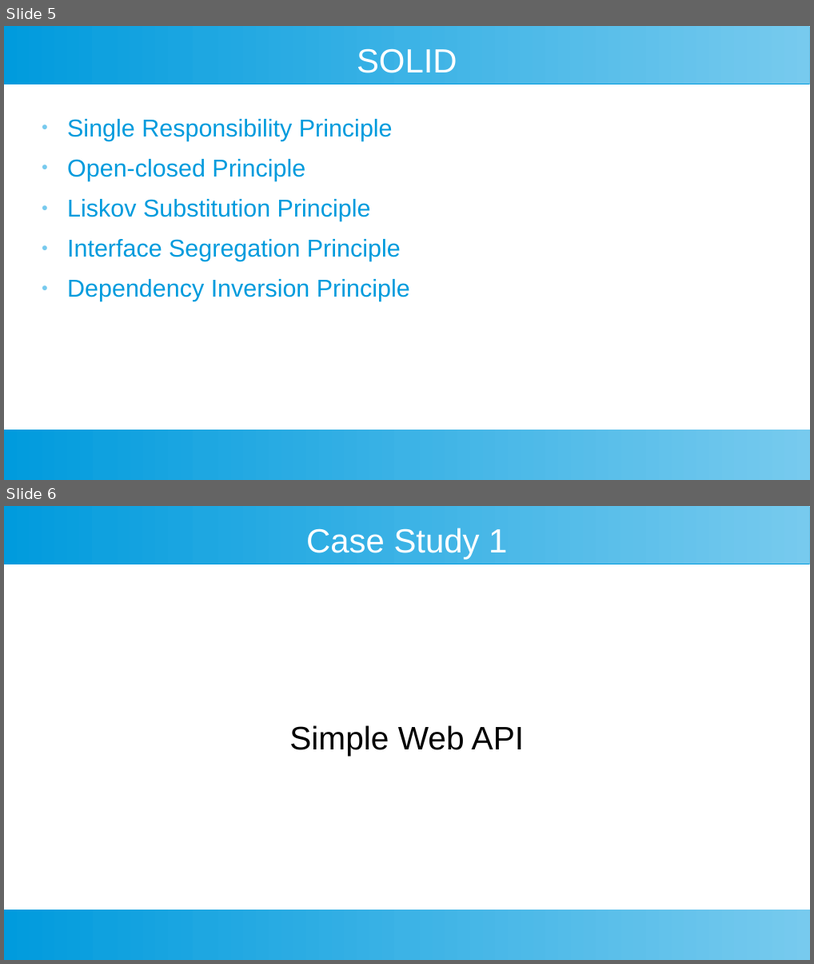
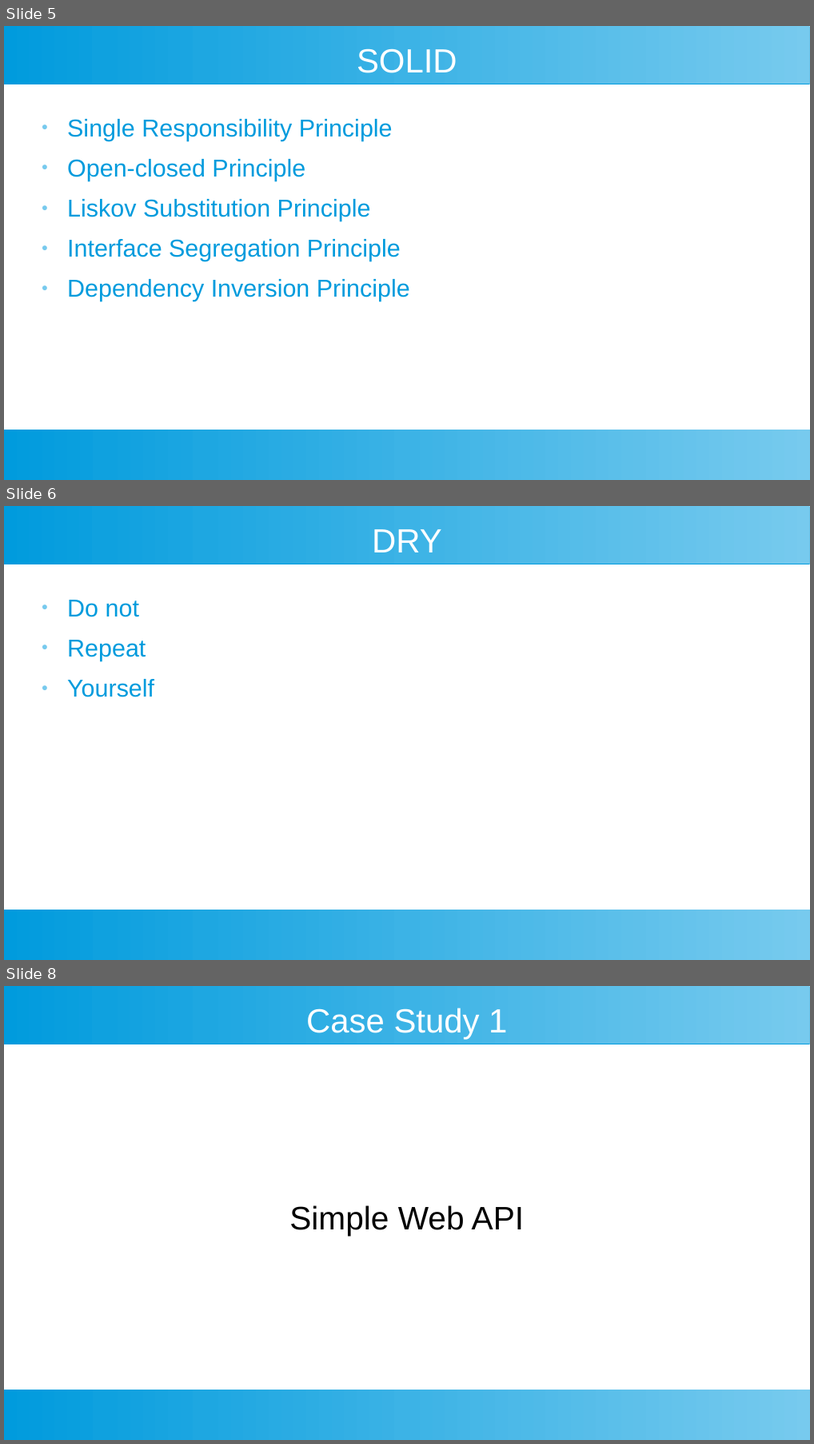
Before and after one commit to SmithE65/Refactoring, a slide deck: docs/cinnug.odp. Shown one above the other, each under a label of ours: slides 5 and 6 before the commit, slides 5, 6 and 8 after it; the slides between them are not shown. The pictures are 814x964 and 814x1444 pixels, drawn with LibreOffice and Linux fonts; fonts in the diff are those of the drawing. Boxes give left, top, right and bottom in pixels: in the first picture for what was removed or moved away, otherwise in the second. Text is boxed around its words. In the diff, an @@ line names an element or a change of style, - is before the commit and + after.

```diff
--- a/docs/cinnug.odp
+++ b/docs/cinnug.odp
@@ slide 6 added at (4, 506, 810, 960), background #FFFFFF; not listed: 2 template elements that a slide beside it also shows @@
@@ title added at (372, 529, 442, 552), 33 pt, text #FFFFFF @@
+DRY
@@ text added at (67, 600, 154, 697), 24 pt, text #009BDD @@
+● Do not
+● Repeat
+● Yourself
@@ what was slide 6 is now slide 8 @@
```
Also in this commit, not shown: 1 other slide added.
